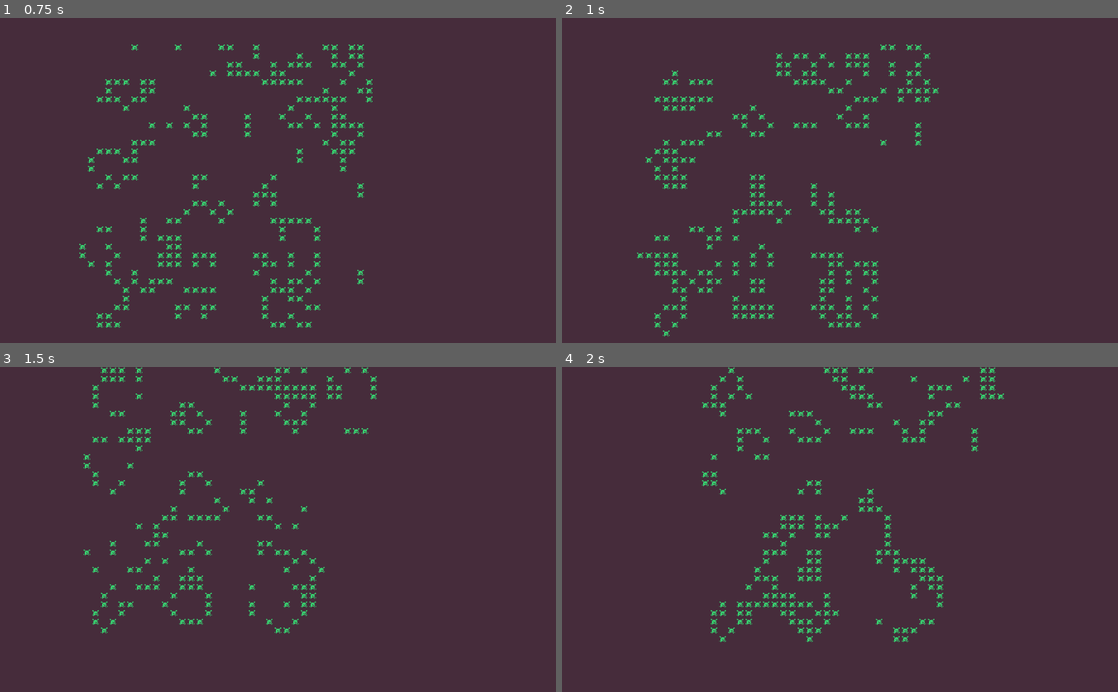
Above: before the commit, frames 1-4 (two rows, left to right).
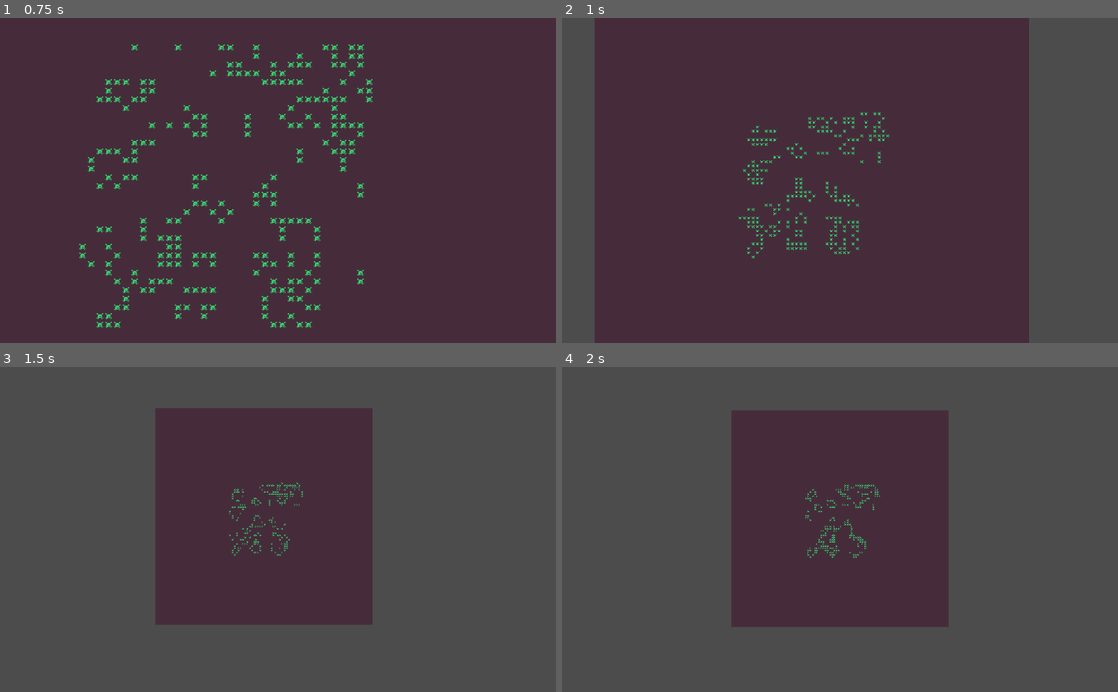
Above: after the commit, the same moments.

Repository: FoboCasteR/godot-gof
Game: Godot game, scene res://Main.tscn
Two runs of this game, one before a commit and one after it. Both use one fixed random seed, a clock stepped at 60 frames per second and the inputs below.
Inputs (mouse positions are in pixels of both pictures, inside the frame that each line leads up to):
- Up to frame 1 (0.75 s): move the mouse to (400, 164) at 0.52 s; hold Right (ui_right) from 0.53 s (still down); hold = (zoom_in, bound only after the commit) from 0.53 s (still down)
- Up to frame 2 (1 s): keep holding Right (ui_right); keep holding = (zoom_in, bound only after the commit); tap Space (ui_select) at 0.77 s; tap - (zoom_out, bound only after the commit) at 0.8 s
- Up to frame 3 (1.5 s): tap Space (ui_select) at 1.07 s; move the mouse to (166, 545) at 1.27 s; release Right (ui_right) at 1.28 s; release = (zoom_in, bound only after the commit) at 1.28 s; hold Down (ui_down) from 1.28 s (still down); tap - (zoom_out, bound only after the commit) at 1.35 s
- Up to frame 4 (2 s): keep holding Down (ui_down); tap Space (ui_select) at 1.52, 1.55, 1.82 s

Frame 1 is identical in both runs. In frame 2, 26% of the frame differs, in the area x 0-100%, y 0-100%; in frame 3, 75%; in frame 4, 76%.

Commit message:
Add zoom feature

Diff:
--- a/Camera.gd
+++ b/Camera.gd
@@ -1,24 +1,30 @@
 extends Camera2D
+
+
+const ZOOM = [1, 2, 4]
 
 export var SPEED : = 500
 var default_position : = Vector2.ZERO
+var zoom_level : = 0
+
 
 func _process(delta: float) -> void:
-	var move_by : Vector2
+	var direction := Vector2.ZERO
 
-	if Input.is_action_pressed("ui_up"):
-		move_by = Vector2.UP * SPEED * delta
+	if Input.is_action_pressed("move_up"):
+		direction += Vector2.UP
 
-	if Input.is_action_pressed("ui_down"):
-		move_by = Vector2.DOWN * SPEED * delta
+	if Input.is_action_pressed("move_down"):
+		direction += Vector2.DOWN
 
-	if Input.is_action_pressed("ui_right"):
-		move_by = Vector2.RIGHT * SPEED * delta
+	if Input.is_action_pressed("move_right"):
+		direction += Vector2.RIGHT
 
-	if Input.is_action_pressed("ui_left"):
-		move_by = Vector2.LEFT * SPEED * delta
+	if Input.is_action_pressed("move_left"):
+		direction += Vector2.LEFT
 
-	position += move_by.round()
+	position += (direction.normalized() * SPEED * delta).round()
+
 
 func _unhandled_input(event: InputEvent) -> void:
 	var motion_event := event as InputEventMouseMotion
@@ -29,5 +35,16 @@
 	if event.is_action_pressed("ui_select"):
 		reset_position()
 
+	if event.is_action_pressed("zoom_out"):
+		zoom_level += 1
+
+	if event.is_action_pressed("zoom_in"):
+		zoom_level -= 1
+
+	zoom_level = clamp(zoom_level, 0, len(ZOOM) - 1)
+	zoom = Vector2(ZOOM[zoom_level], ZOOM[zoom_level])
+
+
 func reset_position() -> void:
 	position = default_position
+	zoom = Vector2.ONE
--- a/project.godot
+++ b/project.godot
@@ -14,6 +14,47 @@
 run/main_scene="res://Main.tscn"
 config/icon="res://icon.png"
 
+[input]
+
+move_up={
+"deadzone": 0.5,
+"events": [ Object(InputEventKey,"resource_local_to_scene":false,"resource_name":"","device":0,"alt":false,"shift":false,"control":false,"meta":false,"command":false,"pressed":false,"scancode":87,"physical_scancode":0,"unicode":0,"echo":false,"script":null)
+, Object(InputEventKey,"resource_local_to_scene":false,"resource_name":"","device":0,"alt":false,"shift":false,"control":false,"meta":false,"command":false,"pressed":false,"scancode":16777232,"physical_scancode":0,"unicode":0,"echo":false,"script":null)
+ ]
+}
+move_down={
+"deadzone": 0.5,
+"events": [ Object(InputEventKey,"resource_local_to_scene":false,"resource_name":"","device":0,"alt":false,"shift":false,"control":false,"meta":false,"command":false,"pressed":false,"scancode":83,"physical_scancode":0,"unicode":0,"echo":false,"script":null)
+, Object(InputEventKey,"resource_local_to_scene":false,"resource_name":"","device":0,"alt":false,"shift":false,"control":false,"meta":false,"command":false,"pressed":false,"scancode":16777234,"physical_scancode":0,"unicode":0,"echo":false,"script":null)
+ ]
+}
+move_left={
+"deadzone": 0.5,
+"events": [ Object(InputEventKey,"resource_local_to_scene":false,"resource_name":"","device":0,"alt":false,"shift":false,"control":false,"meta":false,"command":false,"pressed":false,"scancode":65,"physical_scancode":0,"unicode":0,"echo":false,"script":null)
+, Object(InputEventKey,"resource_local_to_scene":false,"resource_name":"","device":0,"alt":false,"shift":false,"control":false,"meta":false,"command":false,"pressed":false,"scancode":16777231,"physical_scancode":0,"unicode":0,"echo":false,"script":null)
+ ]
+}
+move_right={
+"deadzone": 0.5,
+"events": [ Object(InputEventKey,"resource_local_to_scene":false,"resource_name":"","device":0,"alt":false,"shift":false,"control":false,"meta":false,"command":false,"pressed":false,"scancode":68,"physical_scancode":0,"unicode":0,"echo":false,"script":null)
+, Object(InputEventKey,"resource_local_to_scene":false,"resource_name":"","device":0,"alt":false,"shift":false,"control":false,"meta":false,"command":false,"pressed":false,"scancode":16777233,"physical_scancode":0,"unicode":0,"echo":false,"script":null)
+ ]
+}
+zoom_in={
+"deadzone": 0.5,
+"events": [ Object(InputEventKey,"resource_local_to_scene":false,"resource_name":"","device":0,"alt":false,"shift":false,"control":false,"meta":false,"command":false,"pressed":false,"scancode":61,"physical_scancode":0,"unicode":0,"echo":false,"script":null)
+, Object(InputEventKey,"resource_local_to_scene":false,"resource_name":"","device":0,"alt":false,"shift":false,"control":false,"meta":false,"command":false,"pressed":false,"scancode":16777349,"physical_scancode":0,"unicode":0,"echo":false,"script":null)
+, Object(InputEventKey,"resource_local_to_scene":false,"resource_name":"","device":0,"alt":false,"shift":false,"control":false,"meta":false,"command":false,"pressed":false,"scancode":16777236,"physical_scancode":0,"unicode":0,"echo":false,"script":null)
+ ]
+}
+zoom_out={
+"deadzone": 0.5,
+"events": [ Object(InputEventKey,"resource_local_to_scene":false,"resource_name":"","device":0,"alt":false,"shift":false,"control":false,"meta":false,"command":false,"pressed":false,"scancode":16777347,"physical_scancode":0,"unicode":0,"echo":false,"script":null)
+, Object(InputEventKey,"resource_local_to_scene":false,"resource_name":"","device":0,"alt":false,"shift":false,"control":false,"meta":false,"command":false,"pressed":false,"scancode":45,"physical_scancode":0,"unicode":0,"echo":false,"script":null)
+, Object(InputEventKey,"resource_local_to_scene":false,"resource_name":"","device":0,"alt":false,"shift":false,"control":false,"meta":false,"command":false,"pressed":false,"scancode":16777235,"physical_scancode":0,"unicode":0,"echo":false,"script":null)
+ ]
+}
+
 [physics]
 
 common/enable_pause_aware_picking=true
